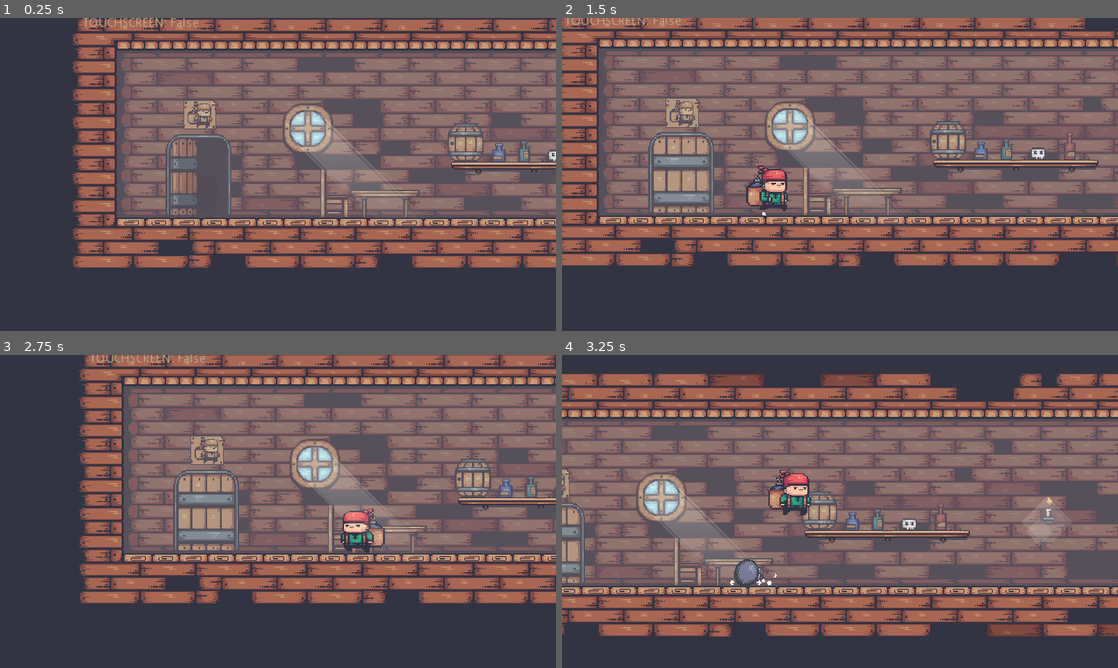
Above: before the commit, frames 1-4 (two rows, left to right).
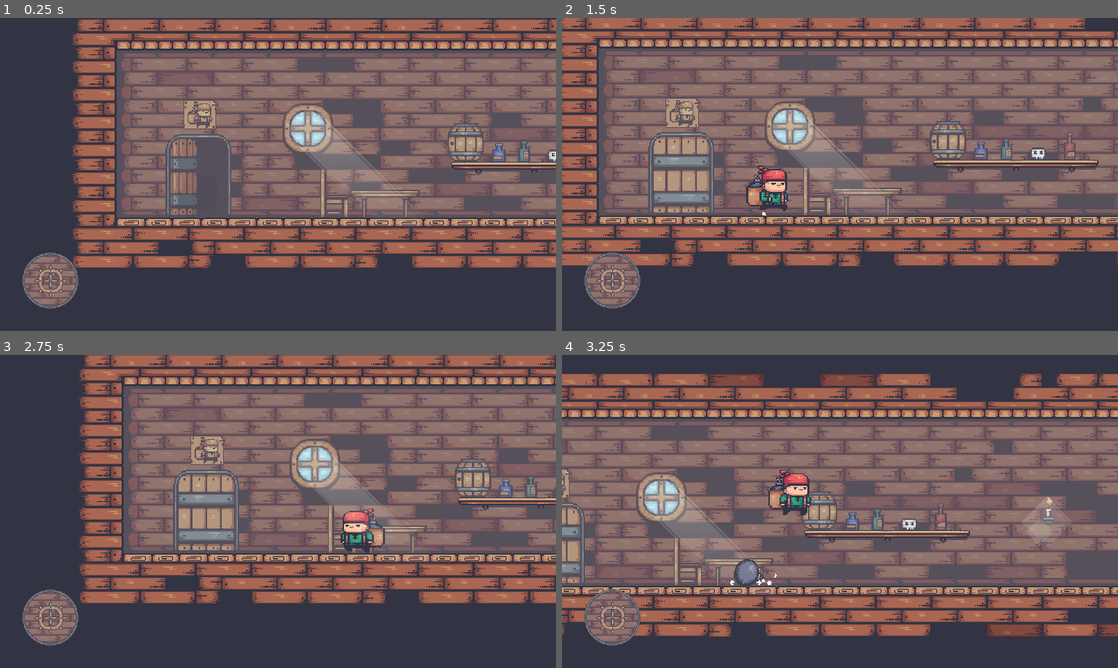
Above: after the commit, the same moments.

Repository: Josephblt/pirate-bomb
Game: Godot game, scene res://Scenes/Test.tscn
The game is run twice, just before and just after one commit, with the same random seed, the same clock (stepped at 60 frames per second) and the same inputs.
Inputs:
- Up to frame 1 (0.25 s): no input
- Up to frame 2 (1.5 s): hold D (Player Right) from 0.53 s (still down); tap P (Player Bomb) at 0.6 s; tap Space (Player Jump) at 0.77 s; tap O (Player Pick-Throw) at 1.35 s
- Up to frame 3 (2.75 s): tap Space (Player Jump) at 1.52 s; release D (Player Right) at 2.03 s; hold A (Player Left) from 2.03 s (still down); hold Shift (Player Walk-Run) from 2.03 s (still down)
- Up to frame 4 (3.25 s): release A (Player Left) at 2.78 s; release Shift (Player Walk-Run) at 2.78 s; hold D (Player Right) from 2.78 s (still down); tap P (Player Bomb) at 2.85 s; tap Space (Player Jump) at 3.02 s

The runs differ from the first frame. In frame 1, 1.6% of the frame differs, in the area x 4-36%, y 0-93%; in frame 2, 1.6%; in frame 3, 1.6%; in frame 4, 1.4%.

Commit message:
First Mobile D-Pad Test

Diff:
--- a/Godot/Game Objects/Characters/Player.tscn
+++ b/Godot/Game Objects/Characters/Player.tscn
@@ -73,6 +73,110 @@
 atlas = ExtResource( 16 )
 region = Rect2( 580, 0, 58, 58 )
 
+[sub_resource type="AtlasTexture" id=6]
+atlas = ExtResource( 3 )
+region = Rect2( 0, 0, 58, 58 )
+
+[sub_resource type="AtlasTexture" id=7]
+atlas = ExtResource( 3 )
+region = Rect2( 58, 0, 58, 58 )
+
+[sub_resource type="AtlasTexture" id=8]
+atlas = ExtResource( 3 )
+region = Rect2( 116, 0, 58, 58 )
+
+[sub_resource type="AtlasTexture" id=9]
+atlas = ExtResource( 3 )
+region = Rect2( 174, 0, 58, 58 )
+
+[sub_resource type="AtlasTexture" id=10]
+atlas = ExtResource( 3 )
+region = Rect2( 232, 0, 58, 58 )
+
+[sub_resource type="AtlasTexture" id=11]
+atlas = ExtResource( 3 )
+region = Rect2( 290, 0, 58, 58 )
+
+[sub_resource type="AtlasTexture" id=12]
+atlas = ExtResource( 3 )
+region = Rect2( 348, 0, 58, 58 )
+
+[sub_resource type="AtlasTexture" id=13]
+atlas = ExtResource( 3 )
+region = Rect2( 406, 0, 58, 58 )
+
+[sub_resource type="AtlasTexture" id=14]
+atlas = ExtResource( 3 )
+region = Rect2( 464, 0, 58, 58 )
+
+[sub_resource type="AtlasTexture" id=15]
+atlas = ExtResource( 3 )
+region = Rect2( 522, 0, 58, 58 )
+
+[sub_resource type="AtlasTexture" id=16]
+atlas = ExtResource( 3 )
+region = Rect2( 580, 0, 58, 58 )
+
+[sub_resource type="AtlasTexture" id=17]
+atlas = ExtResource( 3 )
+region = Rect2( 638, 0, 58, 58 )
+
+[sub_resource type="AtlasTexture" id=18]
+atlas = ExtResource( 3 )
+region = Rect2( 696, 0, 58, 58 )
+
+[sub_resource type="AtlasTexture" id=19]
+atlas = ExtResource( 3 )
+region = Rect2( 754, 0, 58, 58 )
+
+[sub_resource type="AtlasTexture" id=20]
+atlas = ExtResource( 3 )
+region = Rect2( 812, 0, 58, 58 )
+
+[sub_resource type="AtlasTexture" id=21]
+atlas = ExtResource( 3 )
+region = Rect2( 870, 0, 58, 58 )
+
+[sub_resource type="AtlasTexture" id=22]
+atlas = ExtResource( 3 )
+region = Rect2( 928, 0, 58, 58 )
+
+[sub_resource type="AtlasTexture" id=23]
+atlas = ExtResource( 3 )
+region = Rect2( 986, 0, 58, 58 )
+
+[sub_resource type="AtlasTexture" id=24]
+atlas = ExtResource( 3 )
+region = Rect2( 1044, 0, 58, 58 )
+
+[sub_resource type="AtlasTexture" id=25]
+atlas = ExtResource( 3 )
+region = Rect2( 1102, 0, 58, 58 )
+
+[sub_resource type="AtlasTexture" id=26]
+atlas = ExtResource( 3 )
+region = Rect2( 1160, 0, 58, 58 )
+
+[sub_resource type="AtlasTexture" id=27]
+atlas = ExtResource( 3 )
+region = Rect2( 1218, 0, 58, 58 )
+
+[sub_resource type="AtlasTexture" id=28]
+atlas = ExtResource( 3 )
+region = Rect2( 1276, 0, 58, 58 )
+
+[sub_resource type="AtlasTexture" id=29]
+atlas = ExtResource( 3 )
+region = Rect2( 1334, 0, 58, 58 )
+
+[sub_resource type="AtlasTexture" id=30]
+atlas = ExtResource( 3 )
+region = Rect2( 1392, 0, 58, 58 )
+
+[sub_resource type="AtlasTexture" id=31]
+atlas = ExtResource( 3 )
+region = Rect2( 1450, 0, 58, 58 )
+
 [sub_resource type="AtlasTexture" id=1]
 atlas = ExtResource( 7 )
 region = Rect2( 0, 0, 58, 58 )
@@ -104,110 +208,6 @@
 [sub_resource type="AtlasTexture" id=114]
 atlas = ExtResource( 19 )
 region = Rect2( 116, 0, 58, 58 )
-
-[sub_resource type="AtlasTexture" id=6]
-atlas = ExtResource( 3 )
-region = Rect2( 0, 0, 58, 58 )
-
-[sub_resource type="AtlasTexture" id=7]
-atlas = ExtResource( 3 )
-region = Rect2( 58, 0, 58, 58 )
-
-[sub_resource type="AtlasTexture" id=8]
-atlas = ExtResource( 3 )
-region = Rect2( 116, 0, 58, 58 )
-
-[sub_resource type="AtlasTexture" id=9]
-atlas = ExtResource( 3 )
-region = Rect2( 174, 0, 58, 58 )
-
-[sub_resource type="AtlasTexture" id=10]
-atlas = ExtResource( 3 )
-region = Rect2( 232, 0, 58, 58 )
-
-[sub_resource type="AtlasTexture" id=11]
-atlas = ExtResource( 3 )
-region = Rect2( 290, 0, 58, 58 )
-
-[sub_resource type="AtlasTexture" id=12]
-atlas = ExtResource( 3 )
-region = Rect2( 348, 0, 58, 58 )
-
-[sub_resource type="AtlasTexture" id=13]
-atlas = ExtResource( 3 )
-region = Rect2( 406, 0, 58, 58 )
-
-[sub_resource type="AtlasTexture" id=14]
-atlas = ExtResource( 3 )
-region = Rect2( 464, 0, 58, 58 )
-
-[sub_resource type="AtlasTexture" id=15]
-atlas = ExtResource( 3 )
-region = Rect2( 522, 0, 58, 58 )
-
-[sub_resource type="AtlasTexture" id=16]
-atlas = ExtResource( 3 )
-region = Rect2( 580, 0, 58, 58 )
-
-[sub_resource type="AtlasTexture" id=17]
-atlas = ExtResource( 3 )
-region = Rect2( 638, 0, 58, 58 )
-
-[sub_resource type="AtlasTexture" id=18]
-atlas = ExtResource( 3 )
-region = Rect2( 696, 0, 58, 58 )
-
-[sub_resource type="AtlasTexture" id=19]
-atlas = ExtResource( 3 )
-region = Rect2( 754, 0, 58, 58 )
-
-[sub_resource type="AtlasTexture" id=20]
-atlas = ExtResource( 3 )
-region = Rect2( 812, 0, 58, 58 )
-
-[sub_resource type="AtlasTexture" id=21]
-atlas = ExtResource( 3 )
-region = Rect2( 870, 0, 58, 58 )
-
-[sub_resource type="AtlasTexture" id=22]
-atlas = ExtResource( 3 )
-region = Rect2( 928, 0, 58, 58 )
-
-[sub_resource type="AtlasTexture" id=23]
-atlas = ExtResource( 3 )
-region = Rect2( 986, 0, 58, 58 )
-
-[sub_resource type="AtlasTexture" id=24]
-atlas = ExtResource( 3 )
-region = Rect2( 1044, 0, 58, 58 )
-
-[sub_resource type="AtlasTexture" id=25]
-atlas = ExtResource( 3 )
-region = Rect2( 1102, 0, 58, 58 )
-
-[sub_resource type="AtlasTexture" id=26]
-atlas = ExtResource( 3 )
-region = Rect2( 1160, 0, 58, 58 )
-
-[sub_resource type="AtlasTexture" id=27]
-atlas = ExtResource( 3 )
-region = Rect2( 1218, 0, 58, 58 )
-
-[sub_resource type="AtlasTexture" id=28]
-atlas = ExtResource( 3 )
-region = Rect2( 1276, 0, 58, 58 )
-
-[sub_resource type="AtlasTexture" id=29]
-atlas = ExtResource( 3 )
-region = Rect2( 1334, 0, 58, 58 )
-
-[sub_resource type="AtlasTexture" id=30]
-atlas = ExtResource( 3 )
-region = Rect2( 1392, 0, 58, 58 )
-
-[sub_resource type="AtlasTexture" id=31]
-atlas = ExtResource( 3 )
-region = Rect2( 1450, 0, 58, 58 )
 
 [sub_resource type="AtlasTexture" id=43]
 atlas = ExtResource( 10 )
@@ -480,6 +480,11 @@
 "name": "Hit",
 "speed": 20.0
 }, {
+"frames": [ SubResource( 6 ), SubResource( 7 ), SubResource( 8 ), SubResource( 9 ), SubResource( 10 ), SubResource( 11 ), SubResource( 12 ), SubResource( 13 ), SubResource( 14 ), SubResource( 15 ), SubResource( 16 ), SubResource( 17 ), SubResource( 18 ), SubResource( 19 ), SubResource( 20 ), SubResource( 21 ), SubResource( 22 ), SubResource( 23 ), SubResource( 24 ), SubResource( 25 ), SubResource( 26 ), SubResource( 27 ), SubResource( 28 ), SubResource( 29 ), SubResource( 30 ), SubResource( 31 ) ],
+"loop": true,
+"name": "Idle",
+"speed": 20.0
+}, {
 "frames": [ SubResource( 1 ), SubResource( 2 ), SubResource( 3 ), SubResource( 4 ), SubResource( 5 ) ],
 "loop": false,
 "name": "Jump",
@@ -488,11 +493,6 @@
 "frames": [ SubResource( 112 ), SubResource( 113 ), SubResource( 114 ) ],
 "loop": true,
 "name": "Drop",
-"speed": 20.0
-}, {
-"frames": [ SubResource( 6 ), SubResource( 7 ), SubResource( 8 ), SubResource( 9 ), SubResource( 10 ), SubResource( 11 ), SubResource( 12 ), SubResource( 13 ), SubResource( 14 ), SubResource( 15 ), SubResource( 16 ), SubResource( 17 ), SubResource( 18 ), SubResource( 19 ), SubResource( 20 ), SubResource( 21 ), SubResource( 22 ), SubResource( 23 ), SubResource( 24 ), SubResource( 25 ), SubResource( 26 ), SubResource( 27 ), SubResource( 28 ), SubResource( 29 ), SubResource( 30 ), SubResource( 31 ) ],
-"loop": true,
-"name": "Idle",
 "speed": 20.0
 }, {
 "frames": [ SubResource( 43 ), SubResource( 44 ) ],
--- a/Godot/Scenes/Test.tscn
+++ b/Godot/Scenes/Test.tscn
@@ -10,7 +10,7 @@
 [ext_resource path="res://Game Objects/Props/Bottle (Blue).tscn" type="PackedScene" id=8]
 [ext_resource path="res://Game Objects/Props/Bottle (Red).tscn" type="PackedScene" id=9]
 [ext_resource path="res://Game Objects/Props/Bottle (Green).tscn" type="PackedScene" id=10]
-[ext_resource path="res://Scripts/Debug/Debug Draw.gd" type="Script" id=11]
+[ext_resource path="res://Sprites/D-Pad/Analog Pad.png" type="Texture" id=11]
 [ext_resource path="res://Game Objects/Characters/Enemy Spawn.tscn" type="PackedScene" id=12]
 [ext_resource path="res://Game Objects/Props/Chair.tscn" type="PackedScene" id=13]
 [ext_resource path="res://Game Objects/Props/Chain/Chain.tscn" type="PackedScene" id=14]
@@ -18,73 +18,86 @@
 [ext_resource path="res://Game Objects/Props/Candle.tscn" type="PackedScene" id=16]
 [ext_resource path="res://Game Objects/Props/Window.tscn" type="PackedScene" id=17]
 [ext_resource path="res://Game Objects/Heart/Heart Creator.tscn" type="PackedScene" id=18]
-[ext_resource path="res://Scripts/OS Label.gd" type="Script" id=19]
+[ext_resource path="res://Sprites/D-Pad/Analog Stick.png" type="Texture" id=19]
 
-[node name="Test" type="Node2D"]
-light_mask = 0
-z_index = 1
-script = ExtResource( 11 )
+[node name="Test" type="Node"]
 
-[node name="Background" parent="." instance=ExtResource( 2 )]
+[node name="Game" type="Node" parent="."]
+
+[node name="Background" parent="Game" instance=ExtResource( 2 )]
 tile_data = PoolIntArray( 65537, 0, 8, 65538, 0, 10, 65539, 0, 10, 65540, 0, 10, 65541, 0, 10, 65542, 0, 10, 65543, 0,  …(841 unchanged characters)…
 
-[node name="Foreground" parent="." instance=ExtResource( 1 )]
+[node name="Foreground" parent="Game" instance=ExtResource( 1 )]
 tile_data = PoolIntArray( -65533, 0, 196610, 0, 0, 196608, 1, 0, 131073, 2, 0, 131073, 3, 0, 131073, 4, 0, 131073, 5, 0 …(1620 unchanged characters)…
 
-[node name="Platform Top" parent="." instance=ExtResource( 7 )]
+[node name="Platform Top" parent="Game" instance=ExtResource( 7 )]
 tile_data = PoolIntArray( 131087, 3, 0, 196615, 4, 0, 196616, 1, 0, 196617, 2, 0, 196621, 3, 0, 196623, 3, 0 )
 
-[node name="Platform" parent="." instance=ExtResource( 3 )]
+[node name="Platform" parent="Game" instance=ExtResource( 3 )]
 tile_data = PoolIntArray( 131087, 3, 0, 196615, 4, 0, 196616, 1, 0, 196617, 2, 0, 196621, 3, 0, 196623, 3, 0 )
 
-[node name="Enemy Spawn" parent="." instance=ExtResource( 12 )]
+[node name="Enemy Spawn" parent="Game" instance=ExtResource( 12 )]
 position = Vector2( 1120, 208 )
 
-[node name="Player Spawn" parent="." instance=ExtResource( 4 )]
+[node name="Player Spawn" parent="Game" instance=ExtResource( 4 )]
 position = Vector2( 160, 208 )
 
-[node name="Chain" parent="." instance=ExtResource( 14 )]
+[node name="Chain" parent="Game" instance=ExtResource( 14 )]
 position = Vector2( 826, 123 )
 
-[node name="Chain2" parent="." instance=ExtResource( 14 )]
+[node name="Chain2" parent="Game" instance=ExtResource( 14 )]
 position = Vector2( 902, 130 )
 
-[node name="Candle" parent="." instance=ExtResource( 16 )]
+[node name="Candle" parent="Game" instance=ExtResource( 16 )]
 position = Vector2( 729, 181 )
 
-[node name="Window" parent="." instance=ExtResource( 17 )]
+[node name="Window" parent="Game" instance=ExtResource( 17 )]
 position = Vector2( 284, 154 )
 
-[node name="Chair" parent="." instance=ExtResource( 13 )]
+[node name="Chair" parent="Game" instance=ExtResource( 13 )]
 position = Vector2( 315, 228 )
 
-[node name="Table" parent="." instance=ExtResource( 5 )]
+[node name="Table" parent="Game" instance=ExtResource( 5 )]
 position = Vector2( 373, 224 )
 
-[node name="Bottle Blue" parent="." instance=ExtResource( 8 )]
+[node name="Bottle Blue" parent="Game" instance=ExtResource( 8 )]
 position = Vector2( 504, 182 )
 
-[node name="Bottle Green" parent="." instance=ExtResource( 10 )]
+[node name="Bottle Green" parent="Game" instance=ExtResource( 10 )]
 position = Vector2( 533, 180 )
 
-[node name="Bottle Red" parent="." instance=ExtResource( 9 )]
+[node name="Bottle Red" parent="Game" instance=ExtResource( 9 )]
 position = Vector2( 606, 177 )
 
-[node name="Skull" parent="." instance=ExtResource( 15 )]
+[node name="Skull" parent="Game" instance=ExtResource( 15 )]
 position = Vector2( 570, 185 )
 
-[node name="Barrel" parent="." instance=ExtResource( 6 )]
+[node name="Barrel" parent="Game" instance=ExtResource( 6 )]
 position = Vector2( 466, 170 )
 
-[node name="Heart Creator" parent="." instance=ExtResource( 18 )]
+[node name="Heart Creator" parent="Game" instance=ExtResource( 18 )]
 position = Vector2( 990, 101 )
 
-[node name="Label" type="Label" parent="."]
-margin_left = 25.0
-margin_top = 26.0
-margin_right = 72.0
+[node name="UI" type="Node" parent="."]
+
+[node name="CanvasLayer" type="CanvasLayer" parent="UI"]
+
+[node name="TextureRect" type="TextureRect" parent="UI/CanvasLayer"]
+anchor_top = 1.0
+anchor_bottom = 1.0
+margin_left = 50.0
+margin_top = -182.0
+margin_right = 182.0
+margin_bottom = -50.0
+texture = ExtResource( 11 )
+
+[node name="TextureRect2" type="TextureRect" parent="UI/CanvasLayer/TextureRect"]
+anchor_left = 0.5
+anchor_top = 0.5
+anchor_right = 0.5
+anchor_bottom = 0.5
+margin_left = -40.0
+margin_top = -40.0
+margin_right = 40.0
 margin_bottom = 40.0
-custom_colors/font_color = Color( 0.776471, 0.701961, 0.572549, 1 )
-custom_colors/font_outline_modulate = Color( 0.196078, 0.203922, 0.262745, 1 )
-text = "SYSTEM"
-script = ExtResource( 19 )
+texture = ExtResource( 19 )
Binary file added: Godot/Sprites/D-Pad/Analog Pad.png
Not shown, added: Godot/Sprites/D-Pad/Analog Pad.png.import
Binary file added: Godot/Sprites/D-Pad/Analog Stick.png
Not shown, added: Godot/Sprites/D-Pad/Analog Stick.png.import
Not shown, added: Aseprite/Analog Pad.aseprite
Not shown, added: Aseprite/Analog Stick.aseprite
Not shown, added: Aseprite/Wood and Paper.aseprite
